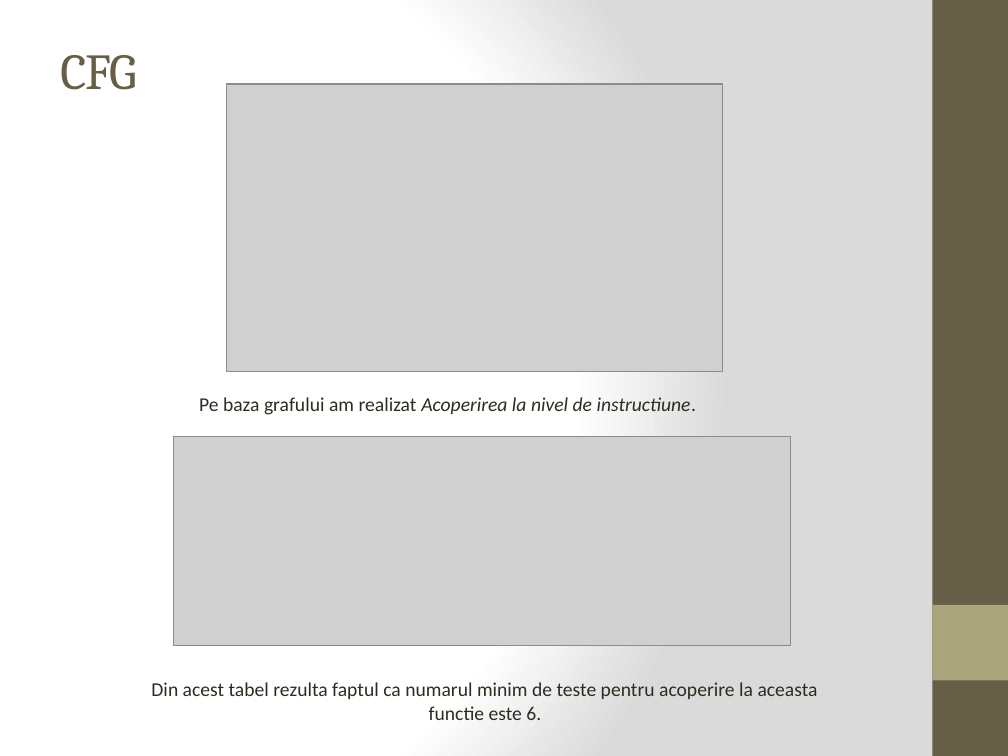
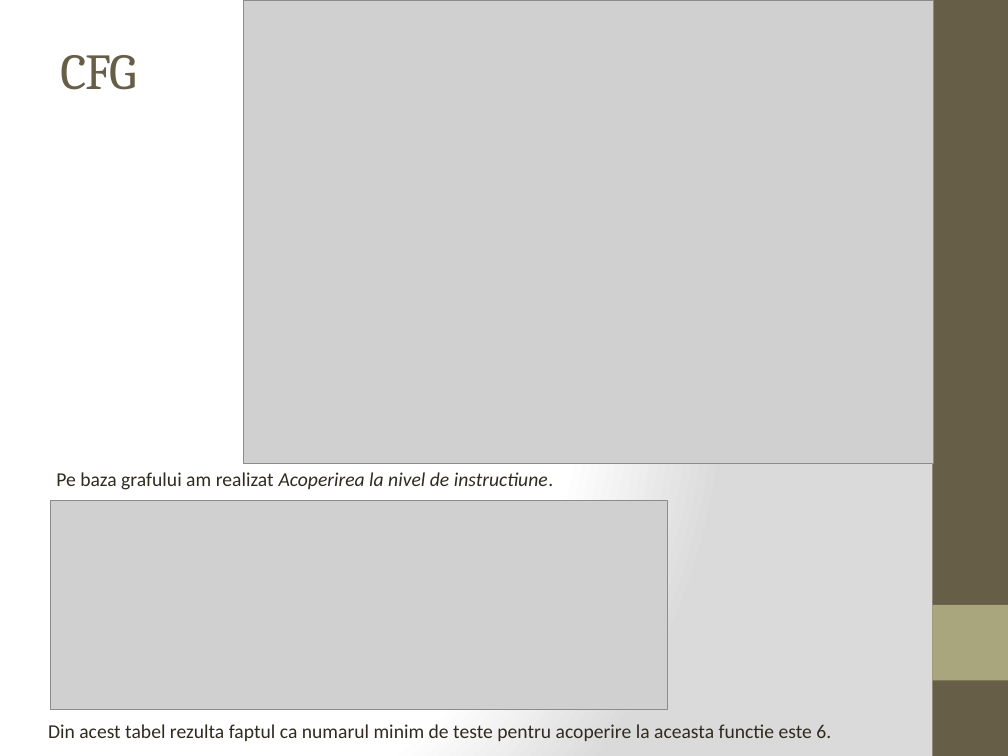
Before and after one commit to anaturcitu/CurrencyConverter, a slide deck: slide 5 of prezentare.pptx (slide 3 before the commit). Drawn at 1008x756 pixels with LibreOffice and Linux fonts; fonts in the diff are those of the drawing; grey boxes stand for pictures. Boxes give left, top, right and bottom in pixels: in the first picture for what was removed or moved away, otherwise in the second. Text is boxed around its words. In the diff, an @@ line names an element or a change of style, - is before the commit and + after.

```diff
--- a/prezentare.pptx
+++ b/prezentare.pptx
@@ picture: place and size @@
-picture at box(227, 84, 723, 371)
+picture at box(244, 0, 934, 464)
@@ text "Pe baza grafului am realizat ...": place and size @@
-text "Pe baza grafului am realizat ..." at box(199, 397, 696, 415)
+text "Pe baza grafului am realizat ..." at box(56, 472, 553, 490)
@@ picture: place and size @@
-picture at box(173, 436, 790, 645)
+picture at box(50, 501, 667, 710)
@@ text "Din acest tabel rezulta faptul ..." rewrapped from box(151, 682, 818, 720) to box(48, 724, 831, 741) @@
```
Also in this commit, not shown: 3 other slides changed, 3 slides added, 2 slides removed, 1 other file.
